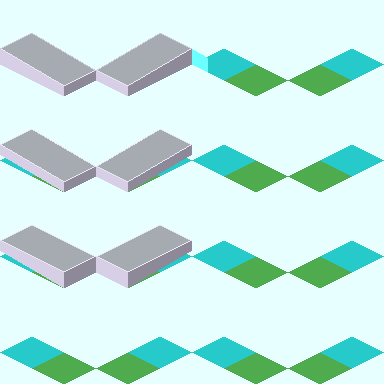
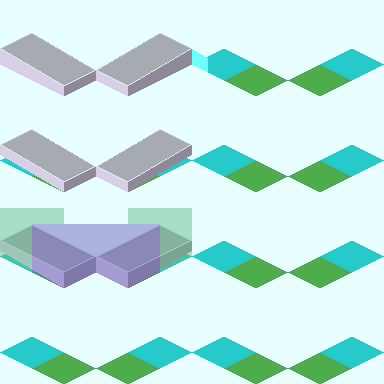
Comparing the layer stacks of the two 384 x 384 images. Changes:
added group "Cutter" with 2 layers above "Type-3" over [0, 208, 192, 288]
added layer "EW" (50%) in group "Cutter" over [96, 208, 192, 288]
added layer "SN" (50%) in group "Cutter" over [0, 208, 96, 288]
